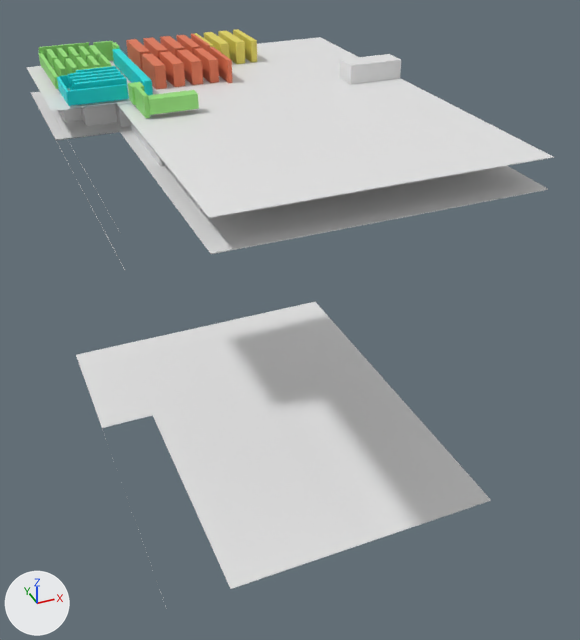
What one commit did to the Blender file Actuel/plan.blend.
Before and after are seen from a camera (50 mm lens) standing at (-10.8, -61.3, 33.1) and looking at (25.3, 23.1, -24.6). The axes (+X, +Y, +Z) are drawn at lower left. The lights are the same throughout.

Names of what the first picture shows: 'Entrée clients visiteurs', 'P14.001', 'R01', 'Sol', 'Sol.001', 'Sol.002'.
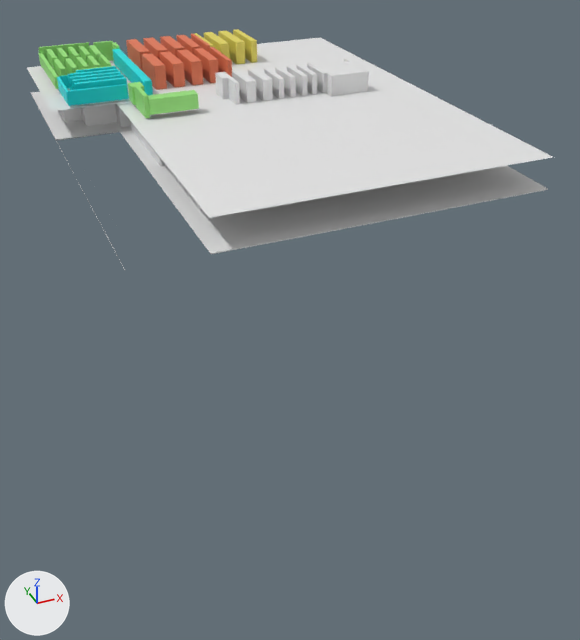
Where the change shows, as pixel boxes [x1, y1, x2, y2] in the pictures (580 x 640 px):
'Sol.001', hidden: before [76, 302, 491, 609]
'Sol.002', rescaled: before [26, 37, 554, 234]; after [27, 38, 553, 218]
'Entrée clients visiteurs', moved, rescaled (not visible afterwards): before [339, 54, 401, 85]
'BR03', added: after [316, 62, 368, 96]
'L11', added: after [232, 70, 252, 103]
'L13', added: after [248, 69, 268, 101]
'L16', added: after [275, 67, 296, 98]
'L15', added: after [264, 68, 284, 99]
'L09.001', added: after [215, 72, 228, 99]
'L17', added: after [287, 66, 305, 96]
'L21', added: after [307, 64, 326, 93]
'L19', added: after [296, 65, 315, 95]
'L09', added: after [228, 77, 238, 105]
'L12', added: after [237, 70, 256, 103]
'L14', added: after [254, 68, 273, 100]
'L18', added: after [290, 66, 308, 96]
'Mur.005', added: after [329, 75, 333, 97]
'L20', added: after [300, 65, 318, 94]
'Mur.006', added: after [308, 63, 328, 94]
'L10', added: after [230, 77, 240, 104]
'L10.001', added: after [220, 72, 231, 99]

The change, as a diff of the scene's bpy script:
```diff
--- a/Actuel/plan.blend.py
+++ b/Actuel/plan.blend.py
@@ ob_sol_001 @@
 ob_sol_001.rotation_euler = (-3.142, 0.0, 0.0)  # degrees (-180, 0, 0)
+ob_sol_001.hide_set(True)  # its collection is switched off
@@ ob_entrée_clients_visiteurs @@
 ob_entrée_clients_visiteurs = bpy.data.objects.new('Entrée clients visiteurs', me_cube)
-ob_entrée_clients_visiteurs.location = (40.9, 32.9, 3.0)
-ob_entrée_clients_visiteurs.scale = (7.34, 0.959, 36.9)
+ob_entrée_clients_visiteurs.location = (40.9, 32.9, 1.8)
+ob_entrée_clients_visiteurs.scale = (7.34, 0.959, 21.7)
@@ ob_sol_002 @@
 ob_sol_002.rotation_euler = (-3.142, 0.0, 0.0)  # degrees (-180, 0, 0)
+ob_sol_002.scale = (1.0, 1.0, 0.0154)
@@ ob_l09_001 @@
+ob_l09_001 = bpy.data.objects.new('L09.001', me_cube_184)  # a box spanning x -1.12..1.12, y -2.0..2.0, z -1.97..1.97
+ob_l09_001.location = (20.5, 33.1, 4.8)
+ob_l09_001.scale = (0.273, 0.654, 0.656)
@@ ob_l09 @@
+ob_l09 = bpy.data.objects.new('L09', me_cube_185)  # a box spanning x -1.37..1.37, y -1.34..1.34, z -2.29..2.29
+ob_l09.location = (21.0, 30.5, 4.8)
+ob_l09.scale = (0.0912, 0.958, 0.563)
@@ ob_l10_001 @@
+ob_l10_001 = bpy.data.objects.new('L10.001', me_cube_184.copy())
+ob_l10_001.location = (21.1, 33.1, 4.8)
+ob_l10_001.scale = (0.273, 0.654, 0.656)
@@ ob_l10 @@
+ob_l10 = bpy.data.objects.new('L10', me_cube_185.copy())
+ob_l10.location = (21.3, 30.5, 4.8)
+ob_l10.scale = (0.0912, 0.958, 0.563)
@@ ob_l11 @@
+ob_l11 = bpy.data.objects.new('L11', me_cube_181)  # a box spanning x -0.11..0.11, y -0.152..0.152, z -0.358..0.358
+ob_l11.location = (22.6, 31.8, 4.8)
+ob_l11.scale = (2.73, 17.1, 3.6)
@@ ob_l12 @@
+ob_l12 = bpy.data.objects.new('L12', me_cube_181.copy())
+ob_l12.location = (23.2, 31.8, 4.8)
+ob_l12.scale = (2.73, 17.1, 3.6)
@@ ob_l13 @@
+ob_l13 = bpy.data.objects.new('L13', me_cube_181.copy())
+ob_l13.location = (24.7, 31.8, 4.8)
+ob_l13.scale = (2.73, 17.1, 3.6)
@@ ob_l14 @@
+ob_l14 = bpy.data.objects.new('L14', me_cube_181.copy())
+ob_l14.location = (25.3, 31.8, 4.8)
+ob_l14.scale = (2.73, 17.1, 3.6)
@@ ob_l15 @@
+ob_l15 = bpy.data.objects.new('L15', me_cube_181.copy())
+ob_l15.location = (26.9, 31.7, 4.7)
+ob_l15.scale = (2.92, 16.4, 3.4)
@@ ob_l16 @@
+ob_l16 = bpy.data.objects.new('L16', me_cube_181.copy())
+ob_l16.location = (28.4, 31.7, 4.7)
+ob_l16.scale = (2.96, 16.4, 3.46)
@@ ob_l17 @@
+ob_l17 = bpy.data.objects.new('L17', me_cube_181.copy())
+ob_l17.location = (29.8, 31.7, 4.7)
+ob_l17.scale = (1.5, 16.4, 3.45)
@@ ob_l18 @@
+ob_l18 = bpy.data.objects.new('L18', me_cube_181.copy())
+ob_l18.location = (30.1, 31.7, 4.7)
+ob_l18.scale = (1.5, 16.4, 3.45)
@@ ob_l19 @@
+ob_l19 = bpy.data.objects.new('L19', me_cube_181.copy())
+ob_l19.location = (31.1, 31.7, 4.7)
+ob_l19.scale = (1.5, 16.4, 3.45)
@@ ob_l20 @@
+ob_l20 = bpy.data.objects.new('L20', me_cube_181.copy())
+ob_l20.location = (31.5, 31.7, 4.7)
+ob_l20.scale = (1.5, 16.4, 3.45)
@@ ob_l21 @@
+ob_l21 = bpy.data.objects.new('L21', me_cube_171)  # a box spanning x -0.575..0.575, y -0.57..0.57, z -0.462..0.462
+ob_l21.location = (32.6, 31.6, 4.7)
+ob_l21.scale = (0.278, 4.27, 2.66)
@@ ob_mur_006 @@
+ob_mur_006 = bpy.data.objects.new('Mur.006', me_cube_170)  # a box spanning x -0.269..0.269, y -0.442..0.442, z -0.162..0.162
+ob_mur_006.location = (32.8, 31.8, 4.8)
+ob_mur_006.scale = (0.316, 6.24, 7.7)
@@ ob_mur_005 @@
+ob_mur_005 = bpy.data.objects.new('Mur.005', me_cube_168)  # a box spanning x -0.88..0.88, y -1.98..1.98, z -0.66..0.66
+ob_mur_005.location = (32.8, 27.9, 4.8)
+ob_mur_005.scale = (0.097, 0.144, 1.89)
@@ ob_br03 @@
+ob_br03 = bpy.data.objects.new('BR03', me_cube_142)  # a box spanning x -2.3..2.3, y -4.21..4.21, z -1.85..1.85
+ob_br03.location = (35.4, 30.3, 4.8)
+ob_br03.scale = (1.09, 0.598, 0.675)
```
